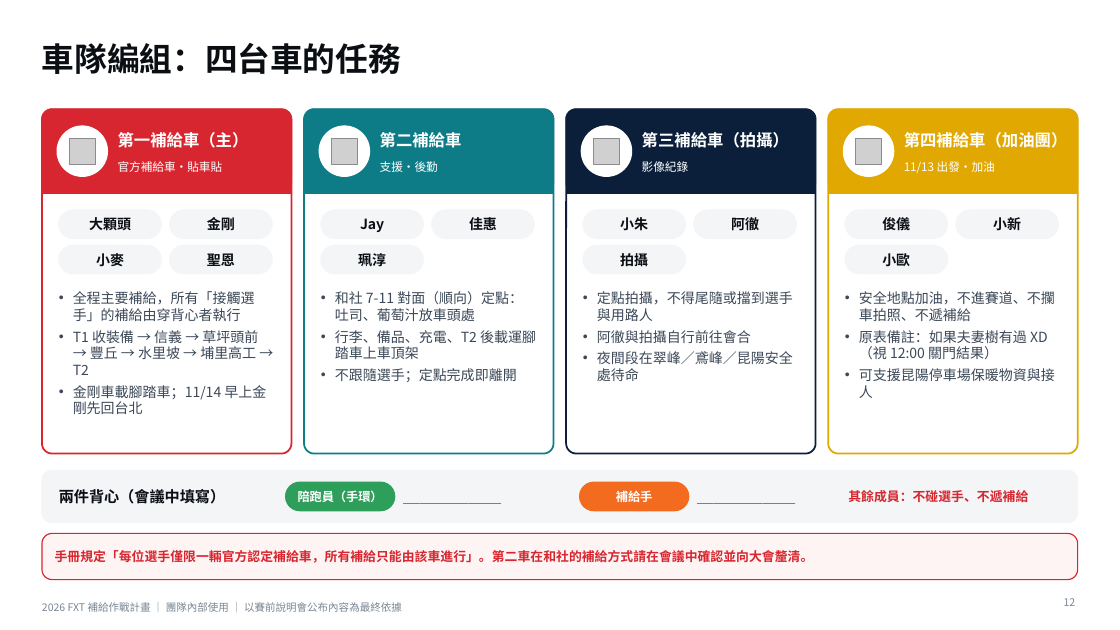
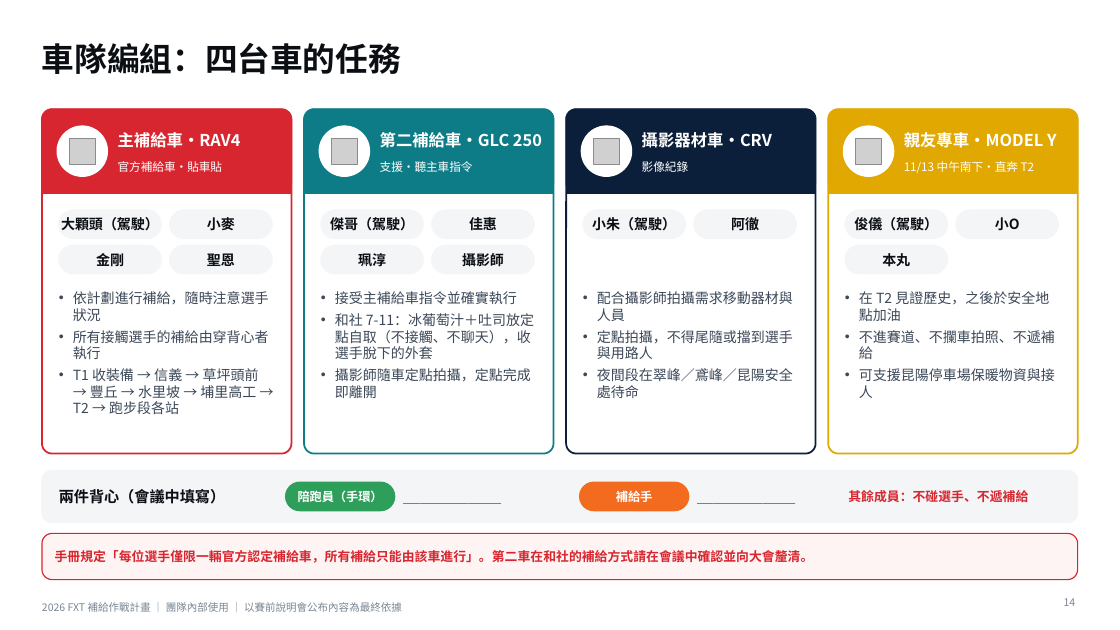
Before and after one commit to powermovebboy-sys/Race-site, a slide deck: slide 14 of deck/2026_FXT_補給作戰計畫.pptx (slide 12 before the commit). Drawn at 1120x630 pixels with LibreOffice and Linux fonts; fonts in the diff are those of the drawing; grey boxes stand for pictures. Boxes give left, top, right and bottom in pixels: in the first picture for what was removed or moved away, otherwise in the second. Text is boxed around its words. In the diff, an @@ line names an element or a change of style, - is before the commit and + after.

```diff
--- a/deck/2026_FXT_補給作戰計畫.pptx
+++ b/deck/2026_FXT_補給作戰計畫.pptx
@@ text at (x1=118, y1=132, x2=241, y2=148): text changed @@
-第一補給車（主）
+主補給車・RAV4
@@ text at (x1=380, y1=132, x2=542, y2=148): text changed @@
-第二補給車
+第二補給車・GLC 250
@@ text at (x1=642, y1=132, x2=772, y2=148): text changed @@
-第三補給車（拍攝）
+攝影器材車・CRV
@@ text at (x1=904, y1=132, x2=1056, y2=148): text changed @@
-第四補給車（加油團）
+親友專車・MODEL Y
@@ text at (x1=380, y1=161, x2=473, y2=172): text changed @@
-支援・後勤
+支援・聽主車指令
@@ text at (x1=904, y1=161, x2=1034, y2=173): text changed @@
-11/13 出發・加油
+11/13 中午南下・直奔 T2
@@ text at (x1=61, y1=217, x2=159, y2=231): text changed @@
-大顆頭
+大顆頭（駕駛）
@@ text at (x1=207, y1=217, x2=235, y2=231): text changed @@
-金剛
+小麥
@@ text at (x1=330, y1=217, x2=414, y2=231): text changed @@
-Jay
+傑哥（駕駛）
@@ text at (x1=592, y1=217, x2=676, y2=231): text changed @@
-小朱
+小朱（駕駛）
@@ text at (x1=854, y1=217, x2=938, y2=231): text changed @@
-俊儀
+俊儀（駕駛）
@@ text at (x1=995, y1=217, x2=1020, y2=231): text changed @@
-小新
+小O
@@ text at (x1=96, y1=251, x2=124, y2=269): text changed @@
-小麥
+金剛
@@ rounded rectangle moved from (x1=583, y1=245, x2=686, y2=274) to (x1=432, y1=245, x2=534, y2=274) @@
@@ text at (x1=462, y1=251, x2=504, y2=269): text changed @@
-拍攝
+攝影師
@@ text at (x1=882, y1=253, x2=910, y2=267): text changed @@
-小歐
+本丸
@@ text at (x1=73, y1=291, x2=269, y2=414): text changed @@
-• 全程主要補給，所有「接觸選手」的補給由穿背心者執行
-• T1 收裝備 → 信義 → 草坪頭前 → 豐丘 → 水里坡 → 埔里高工 → T2
-• 金剛車載腳踏車；11/14 早上金剛先回台北
+• 依計劃進行補給，隨時注意選手狀況
+• 所有接觸選手的補給由穿背心者執行
+• T1 收裝備 → 信義 → 草坪頭前 → 豐丘 → 水里坡 → 埔里高工 → T2 → 跑步段各站
@@ text at (x1=335, y1=291, x2=534, y2=398): text changed @@
-• 和社 7-11 對面（順向）定點：吐司、葡萄汁放車頭處
-• 行李、備品、充電、T2 後載運腳踏車上車頂架
-• 不跟隨選手；定點完成即離開
+• 接受主補給車指令並確實執行
+• 和社 7-11：冰葡萄汁＋吐司放定點自取（不接觸、不聊天），收選手脫下的外套
+• 攝影師隨車定點拍攝，定點完成即離開
@@ text at (x1=597, y1=291, x2=793, y2=321): paragraph added @@
+• 配合攝影師拍攝需求移動器材與人員
@@ text at (x1=859, y1=291, x2=1055, y2=359): text changed @@
-• 安全地點加油，不進賽道、不攔車拍照、不遞補給
-• 原表備註：如果夫妻樹有過 XD（視 12:00 關門結果）
+• 在 T2 見證歷史，之後於安全地點加油
+• 不進賽道、不攔車拍照、不遞補給
@@ text at (x1=597, y1=330, x2=751, y2=343): paragraph removed @@
-• 阿徹與拍攝自行前往會合
@@ page number at (x1=1064, y1=598, x2=1076, y2=606): text changed @@
-12
+14
```
Also in this commit, not shown: 5 other slides changed, 3 slides added, 4 other files.
